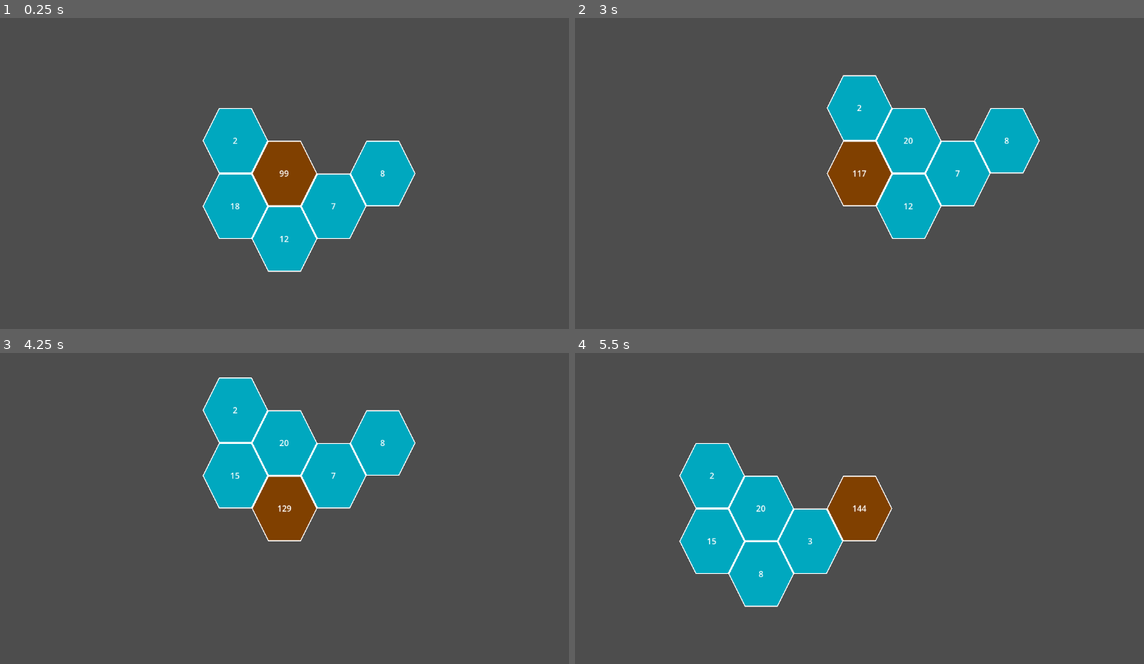
Above: before the commit, frames 1-4 (two rows, left to right).
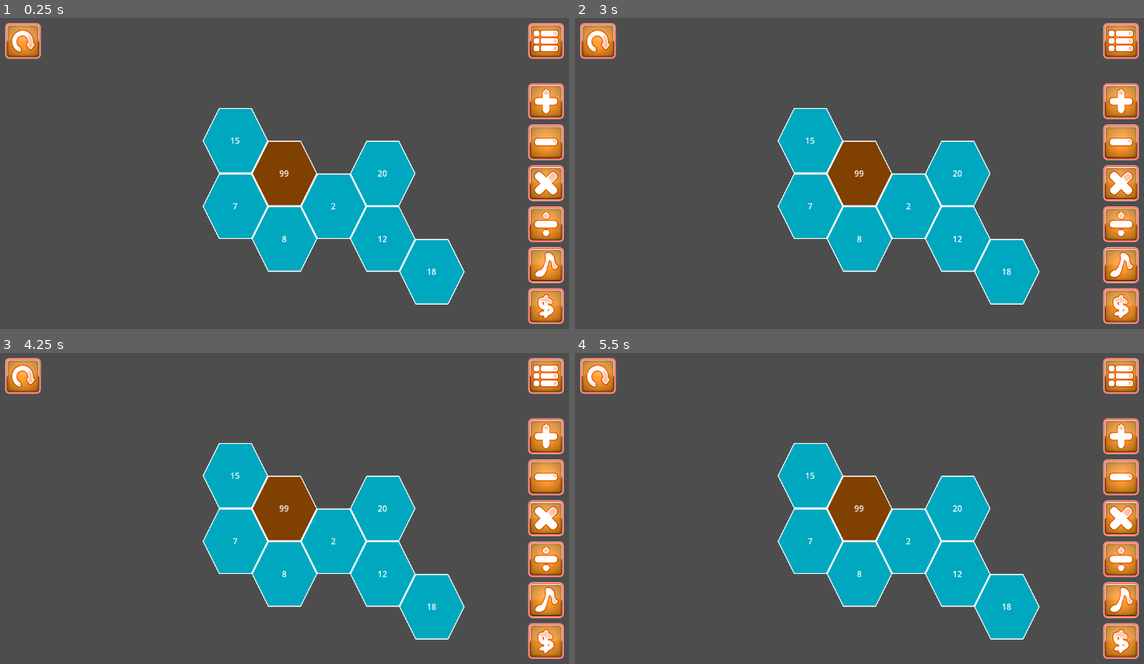
Above: after the commit, the same moments.

Repository: Wholffe/HexaMath
Game: Godot game, scene res://levels/test_level.tscn
Same seed, same stepped clock (60 frames per second), same inputs: the game is played once before the commit and once after it.
Inputs (mouse positions are in pixels of both pictures, inside the frame that each line leads up to):
- Up to frame 1 (0.25 s): no input
- Up to frame 2 (3 s): click (1121, 101) at 0.52 s; click (1121, 101) at 1.27 s; click (1121, 101) at 2.02 s; tap Enter at 2.75 s; move the mouse to (808, 207) at 2.77 s; click (808, 207) at 2.92 s
- Up to frame 3 (4.25 s): tap Space at 3.5 s; move the mouse to (335, 542) at 3.52 s; click (335, 542) at 3.67 s
- Up to frame 4 (5.5 s): tap Enter at 4.25 s; move the mouse to (910, 474) at 4.27 s; click (910, 474) at 4.42 s; tap Space at 5 s; click (910, 474) at 5.17 s

The runs differ from the first frame. In frame 1, 9.6% of the frame differs, in the area x 0-100%, y 1-99%; in frame 2, 21%; in frame 3, 24%; in frame 4, 24%.

Commit message:
global field access, limit player movement, refactoring
(cherry picked from commit fba425b5d87d1c0e0eebbacea2da86733c2c2e84)

Diff:
--- a/hexa-math/grid_elements/player.tscn
+++ b/hexa-math/grid_elements/player.tscn
@@ -1,7 +1,8 @@
-[gd_scene load_steps=3 format=3 uid="uid://s4xogb4x557x"]
+[gd_scene load_steps=4 format=3 uid="uid://s4xogb4x557x"]
 
 [ext_resource type="Texture2D" uid="uid://dfpaskx1lkil7" path="res://assets/Terrain - Solid Flat - 2px Outline (White ) - 128x128.png" id="1_42lcx"]
 [ext_resource type="Script" path="res://scripts/player.gd" id="1_cerf0"]
+[ext_resource type="PackedScene" uid="uid://0wcraqo1j4bx" path="res://ui/ui.tscn" id="3_utvq5"]
 
 [node name="Player" type="Area2D"]
 script = ExtResource("1_cerf0")
@@ -30,3 +31,5 @@
 [node name="Camera2D" type="Camera2D" parent="."]
 position_smoothing_enabled = true
 position_smoothing_speed = 50.0
+
+[node name="User Interface" parent="." instance=ExtResource("3_utvq5")]
--- a/hexa-math/levels/test_level.tscn
+++ b/hexa-math/levels/test_level.tscn
@@ -35,3 +35,9 @@
 [node name="PlayerLayer" type="TileMapLayer" parent="TileMapLayers"]
 tile_map_data = PackedByteArray(0, 0, 1, 0, 0, 0, 0, 0, 0, 0, 0, 0, 1, 0)
 tile_set = SubResource("TileSet_0okkb")
+
+[node name="HexagonNode2D" parent="TileMapLayers" instance=ExtResource("1_xurn8")]
+position = Vector2(448, 320)
+
+[node name="HexagonNode2D2" parent="TileMapLayers" instance=ExtResource("1_xurn8")]
+position = Vector2(352, 256)
--- a/hexa-math/scripts/hexagon.gd
+++ b/hexa-math/scripts/hexagon.gd
@@ -1,12 +1,13 @@
 extends Area2D
 class_name HexagonNode2D
 
-var rng: RandomNumberGenerator = RandomNumberGenerator.new()
 const MIN_NUMBER: int = 1
 const MAX_NUMBER: int = 20
-
 const FRAME_MOUSE_ENTERED: int = 2
 const FRAME_MOUSE_EXITED: int = 3
+
+var rng: RandomNumberGenerator = RandomNumberGenerator.new()
+var is_clickable: bool = false
 
 @onready var sprite: Sprite2D = $Sprite2D
 @onready var label: Label = $CenterContainer/NumberLabel
@@ -18,11 +19,18 @@
 func update_label_value() -> void:
 	label.text = str(rng.randi_range(MIN_NUMBER,MAX_NUMBER))
 
+func set_is_clickable() -> void:
+	var current_pos = Vector2i(1,0)
+	var distance_to_player_pos = current_pos-Utils.player_current_pos
+	if distance_to_player_pos in Utils.valid_moving_vectors:
+		is_clickable = true
+
 func _on_input_event(_viewport: Node, event: InputEvent, _shape_idx: int) -> void:
 	if event is InputEventMouseButton and event.is_pressed():
 		Utils.player_add.emit(int(label.text))
 
 func _on_mouse_entered() -> void:
+	set_is_clickable()
 	sprite.frame = FRAME_MOUSE_ENTERED
 
 func _on_mouse_exited() -> void:
--- a/hexa-math/scripts/tile_set_parser.gd
+++ b/hexa-math/scripts/tile_set_parser.gd
@@ -1,24 +1,30 @@
 extends Node2D
+class_name TileSetParser
 
 @export var current_player_number: int = 99
-@onready var nonplayerlayer: TileMapLayer = $NonPlayerLayer
-@onready var playerlayer: TileMapLayer = $PlayerLayer
+@onready var non_player_layer: TileMapLayer = $NonPlayerLayer
+@onready var player_layer: TileMapLayer = $PlayerLayer
 
 # Called when the node enters the scene tree for the first time.
 func _ready() -> void:
+	var player_current_pos = player_layer.get_used_cells()[0]
+
+	Utils.non_player_pos = non_player_layer.get_used_cells()
 	Utils.player_current_number = current_player_number
 	Utils.player_move_to_current_mouse_pos.connect(Callable(self,"set_new_player_pos"))
-	var cells = nonplayerlayer.get_used_cells()
-	var non_player_cell_pos: Array = []
-	for vector in cells:
-		non_player_cell_pos.append(vector)
-	print(non_player_cell_pos)
+	Utils.player_current_pos = player_current_pos
 
-func set_new_player_pos(old_player_pos: Vector2) -> void:
-	var new_player_pos = playerlayer.local_to_map(get_global_mouse_position())
-	old_player_pos = nonplayerlayer.local_to_map(old_player_pos)
-	nonplayerlayer.erase_cell(new_player_pos)
-	nonplayerlayer.set_cell(old_player_pos,0,Vector2i.ZERO,1)
-	playerlayer.erase_cell(old_player_pos)
-	playerlayer.set_cell(new_player_pos,0,Vector2i.ZERO,1)
-	Utils.player_current_pos = Vector2(new_player_pos)
+	print(Utils.player_current_pos)
+	print(Utils.non_player_pos)
+
+func get_mapped_pos(position: Vector2i) -> Vector2i:
+	return non_player_layer.local_to_map(position)
+
+func set_new_player_pos(old_player_pos: Vector2i) -> void:
+	var new_player_pos = get_mapped_pos(get_global_mouse_position())
+	old_player_pos = get_mapped_pos(old_player_pos)
+	non_player_layer.erase_cell(new_player_pos)
+	non_player_layer.set_cell(old_player_pos,0,Vector2i.ZERO,1)
+	player_layer.erase_cell(old_player_pos)
+	player_layer.set_cell(new_player_pos,0,Vector2i.ZERO,1)
+	Utils.player_current_pos = Vector2i(new_player_pos)
--- a/hexa-math/scripts/utils.gd
+++ b/hexa-math/scripts/utils.gd
@@ -1,7 +1,17 @@
 extends Node
 
+const valid_moving_vectors: Array[Vector2i] = [
+	Vector2i(1, 0),
+	Vector2i(1, -1),
+	Vector2i(0, 1),
+	Vector2i(0, -1),
+	Vector2i(-1, 0),
+	Vector2i(-1, 1)
+]
+
 var player_current_number: int
-var player_current_pos: Vector2
+var player_current_pos: Vector2i
+var non_player_pos: Array[Vector2i]
 
 signal player_add(value: int)
-signal player_move_to_current_mouse_pos(old_player_pos: Vector2)
+signal player_move_to_current_mouse_pos(old_player_pos: Vector2i)
--- a/hexa-math/ui/ui.tscn
+++ b/hexa-math/ui/ui.tscn
@@ -25,7 +25,9 @@
 [ext_resource type="Texture2D" uid="uid://78vbb7clyrec" path="res://assets/YellowButtons/Yellow/ButtonsBig [Hover]/Button-5.png" id="23_uwgyr"]
 [ext_resource type="Texture2D" uid="uid://c4gisreid7d0m" path="res://assets/YellowButtons/Yellow/ButtonsBig [Disabled]/Button-5.png" id="24_cesil"]
 
-[node name="User Interface" type="Control"]
+[node name="UI" type="CanvasLayer"]
+
+[node name="Control" type="Control" parent="."]
 layout_mode = 3
 anchors_preset = 15
 anchor_right = 1.0
@@ -33,15 +35,19 @@
 grow_horizontal = 2
 grow_vertical = 2
 
-[node name="MarginContainer" type="MarginContainer" parent="."]
+[node name="MarginContainer" type="MarginContainer" parent="Control"]
 layout_mode = 1
 anchors_preset = 15
 anchor_right = 1.0
 anchor_bottom = 1.0
 grow_horizontal = 2
 grow_vertical = 2
+theme_override_constants/margin_left = 30
+theme_override_constants/margin_top = 30
+theme_override_constants/margin_right = 30
+theme_override_constants/margin_bottom = 30
 
-[node name="HBoxContainer" type="VBoxContainer" parent="MarginContainer"]
+[node name="Operators" type="VBoxContainer" parent="Control/MarginContainer"]
 y_sort_enabled = true
 layout_mode = 2
 size_flags_horizontal = 8
@@ -50,154 +56,108 @@
 mouse_default_cursor_shape = 2
 theme_override_constants/separation = 10
 
-[node name="VBoxContainer" type="VBoxContainer" parent="MarginContainer/HBoxContainer"]
+[node name="VBoxContainer" type="VBoxContainer" parent="Control/MarginContainer/Operators"]
 layout_mode = 2
 
-[node name="HBoxContainer" type="HBoxContainer" parent="MarginContainer/HBoxContainer/VBoxContainer"]
+[node name="HBoxContainer" type="HBoxContainer" parent="Control/MarginContainer/Operators/VBoxContainer"]
 layout_mode = 2
 size_flags_stretch_ratio = 3.79
 
-[node name="TextureButton" type="TextureButton" parent="MarginContainer/HBoxContainer/VBoxContainer/HBoxContainer"]
+[node name="TextureButton" type="TextureButton" parent="Control/MarginContainer/Operators/VBoxContainer/HBoxContainer"]
 layout_mode = 2
 texture_normal = ExtResource("1_3uveh")
 texture_hover = ExtResource("1_bno7r")
 texture_disabled = ExtResource("3_bd76g")
 
-[node name="Label" type="Label" parent="MarginContainer/HBoxContainer/VBoxContainer/HBoxContainer"]
-visible = false
-layout_mode = 2
-text = "Add"
-
-[node name="VBoxContainer2" type="VBoxContainer" parent="MarginContainer/HBoxContainer"]
+[node name="VBoxContainer2" type="VBoxContainer" parent="Control/MarginContainer/Operators"]
 layout_mode = 2
 
-[node name="HBoxContainer" type="HBoxContainer" parent="MarginContainer/HBoxContainer/VBoxContainer2"]
+[node name="HBoxContainer" type="HBoxContainer" parent="Control/MarginContainer/Operators/VBoxContainer2"]
 layout_mode = 2
 
-[node name="TextureButton" type="TextureButton" parent="MarginContainer/HBoxContainer/VBoxContainer2/HBoxContainer"]
+[node name="TextureButton" type="TextureButton" parent="Control/MarginContainer/Operators/VBoxContainer2/HBoxContainer"]
 layout_mode = 2
 texture_normal = ExtResource("4_6egga")
 texture_hover = ExtResource("2_lmt13")
 texture_disabled = ExtResource("6_o5opn")
 
-[node name="Label" type="Label" parent="MarginContainer/HBoxContainer/VBoxContainer2/HBoxContainer"]
-visible = false
-layout_mode = 2
-text = "Subtract"
-
-[node name="VBoxContainer3" type="VBoxContainer" parent="MarginContainer/HBoxContainer"]
+[node name="VBoxContainer3" type="VBoxContainer" parent="Control/MarginContainer/Operators"]
 layout_mode = 2
 
-[node name="HBoxContainer" type="HBoxContainer" parent="MarginContainer/HBoxContainer/VBoxContainer3"]
+[node name="HBoxContainer" type="HBoxContainer" parent="Control/MarginContainer/Operators/VBoxContainer3"]
 layout_mode = 2
 
-[node name="TextureButton" type="TextureButton" parent="MarginContainer/HBoxContainer/VBoxContainer3/HBoxContainer"]
+[node name="TextureButton" type="TextureButton" parent="Control/MarginContainer/Operators/VBoxContainer3/HBoxContainer"]
 layout_mode = 2
 texture_normal = ExtResource("7_n4qm4")
 texture_hover = ExtResource("3_y554g")
 texture_disabled = ExtResource("9_4udy1")
 
-[node name="Label" type="Label" parent="MarginContainer/HBoxContainer/VBoxContainer3/HBoxContainer"]
-visible = false
-layout_mode = 2
-text = "Multiply"
-
-[node name="VBoxContainer4" type="VBoxContainer" parent="MarginContainer/HBoxContainer"]
+[node name="VBoxContainer4" type="VBoxContainer" parent="Control/MarginContainer/Operators"]
 layout_mode = 2
 
-[node name="HBoxContainer" type="HBoxContainer" parent="MarginContainer/HBoxContainer/VBoxContainer4"]
+[node name="HBoxContainer" type="HBoxContainer" parent="Control/MarginContainer/Operators/VBoxContainer4"]
 layout_mode = 2
 
-[node name="TextureButton" type="TextureButton" parent="MarginContainer/HBoxContainer/VBoxContainer4/HBoxContainer"]
+[node name="TextureButton" type="TextureButton" parent="Control/MarginContainer/Operators/VBoxContainer4/HBoxContainer"]
 layout_mode = 2
 texture_normal = ExtResource("10_awmo3")
 texture_hover = ExtResource("11_v0xfo")
 texture_disabled = ExtResource("12_0epji")
 
-[node name="Label" type="Label" parent="MarginContainer/HBoxContainer/VBoxContainer4/HBoxContainer"]
-visible = false
-layout_mode = 2
-text = "Devide"
-
-[node name="VBoxContainer5" type="VBoxContainer" parent="MarginContainer/HBoxContainer"]
+[node name="VBoxContainer5" type="VBoxContainer" parent="Control/MarginContainer/Operators"]
 layout_mode = 2
 
-[node name="HBoxContainer" type="HBoxContainer" parent="MarginContainer/HBoxContainer/VBoxContainer5"]
+[node name="HBoxContainer" type="HBoxContainer" parent="Control/MarginContainer/Operators/VBoxContainer5"]
 layout_mode = 2
 
-[node name="TextureButton" type="TextureButton" parent="MarginContainer/HBoxContainer/VBoxContainer5/HBoxContainer"]
+[node name="TextureButton" type="TextureButton" parent="Control/MarginContainer/Operators/VBoxContainer5/HBoxContainer"]
 layout_mode = 2
 texture_normal = ExtResource("13_byqwr")
 texture_hover = ExtResource("5_pgbj4")
 texture_disabled = ExtResource("15_cqruk")
 
-[node name="Label" type="Label" parent="MarginContainer/HBoxContainer/VBoxContainer5/HBoxContainer"]
-visible = false
-layout_mode = 2
-text = "Square"
-
-[node name="VBoxContainer6" type="VBoxContainer" parent="MarginContainer/HBoxContainer"]
+[node name="VBoxContainer6" type="VBoxContainer" parent="Control/MarginContainer/Operators"]
 layout_mode = 2
 
-[node name="HBoxContainer" type="HBoxContainer" parent="MarginContainer/HBoxContainer/VBoxContainer6"]
+[node name="HBoxContainer" type="HBoxContainer" parent="Control/MarginContainer/Operators/VBoxContainer6"]
 layout_mode = 2
 
-[node name="TextureButton" type="TextureButton" parent="MarginContainer/HBoxContainer/VBoxContainer6/HBoxContainer"]
+[node name="TextureButton" type="TextureButton" parent="Control/MarginContainer/Operators/VBoxContainer6/HBoxContainer"]
 layout_mode = 2
 texture_normal = ExtResource("16_4cf0l")
 texture_hover = ExtResource("6_nn501")
 texture_disabled = ExtResource("18_1rxe6")
 
-[node name="Label" type="Label" parent="MarginContainer/HBoxContainer/VBoxContainer6/HBoxContainer"]
-visible = false
-layout_mode = 2
-text = "Combine"
-
-[node name="Label" type="Label" parent="MarginContainer/HBoxContainer"]
-layout_mode = 2
-text = "                    "
-
-[node name="VBoxContainer" type="VBoxContainer" parent="MarginContainer"]
+[node name="Menu" type="VBoxContainer" parent="Control/MarginContainer"]
 layout_mode = 2
 size_flags_horizontal = 8
 size_flags_vertical = 0
 
-[node name="HBoxContainer" type="HBoxContainer" parent="MarginContainer/VBoxContainer"]
+[node name="HBoxContainer" type="HBoxContainer" parent="Control/MarginContainer/Menu"]
 layout_mode = 2
 
-[node name="VBoxContainer" type="VBoxContainer" parent="MarginContainer/VBoxContainer/HBoxContainer"]
+[node name="VBoxContainer" type="VBoxContainer" parent="Control/MarginContainer/Menu/HBoxContainer"]
 layout_mode = 2
 size_flags_horizontal = 8
 size_flags_vertical = 0
 
-[node name="Label2" type="Label" parent="MarginContainer/VBoxContainer/HBoxContainer/VBoxContainer"]
-layout_mode = 2
-text = "   "
-
-[node name="TextureButton" type="TextureButton" parent="MarginContainer/VBoxContainer/HBoxContainer/VBoxContainer"]
+[node name="TextureButton" type="TextureButton" parent="Control/MarginContainer/Menu/HBoxContainer/VBoxContainer"]
 layout_mode = 2
 size_flags_stretch_ratio = 0.0
 texture_normal = ExtResource("19_i4wxw")
 texture_hover = ExtResource("20_p3bwf")
 texture_disabled = ExtResource("21_etldk")
 
-[node name="Label" type="Label" parent="MarginContainer/VBoxContainer/HBoxContainer"]
-layout_mode = 2
-text = "  "
-
-[node name="HBoxContainer2" type="HBoxContainer" parent="MarginContainer"]
+[node name="Reset" type="HBoxContainer" parent="Control/MarginContainer"]
 layout_mode = 2
 size_flags_horizontal = 0
 size_flags_vertical = 0
 
-[node name="VBoxContainer" type="VBoxContainer" parent="MarginContainer/HBoxContainer2"]
+[node name="VBoxContainer" type="VBoxContainer" parent="Control/MarginContainer/Reset"]
 layout_mode = 2
 
-[node name="Label3" type="Label" parent="MarginContainer/HBoxContainer2/VBoxContainer"]
-layout_mode = 2
-text = "  "
-
-[node name="TextureButton" type="TextureButton" parent="MarginContainer/HBoxContainer2/VBoxContainer"]
+[node name="TextureButton" type="TextureButton" parent="Control/MarginContainer/Reset/VBoxContainer"]
 layout_mode = 2
 size_flags_horizontal = 4
 size_flags_vertical = 4
@@ -205,12 +165,5 @@
 texture_hover = ExtResource("23_uwgyr")
 texture_disabled = ExtResource("24_cesil")
 
-[node name="Label" type="Label" parent="MarginContainer/HBoxContainer2/VBoxContainer"]
-visible = false
+[node name="VBoxContainer" type="VBoxContainer" parent="Control/MarginContainer"]
 layout_mode = 2
-size_flags_horizontal = 4
-text = "  One Step Back"
-
-[node name="Label2" type="Label" parent="MarginContainer/HBoxContainer2/VBoxContainer"]
-layout_mode = 2
-text = "                          "
Not shown, added: hexa-math/levels/tesA875.tmp
Not shown, added: hexa-math/levels/tesC4D7.tmp
Not shown, added: hexa-math/levels/tesFC0D.tmp
